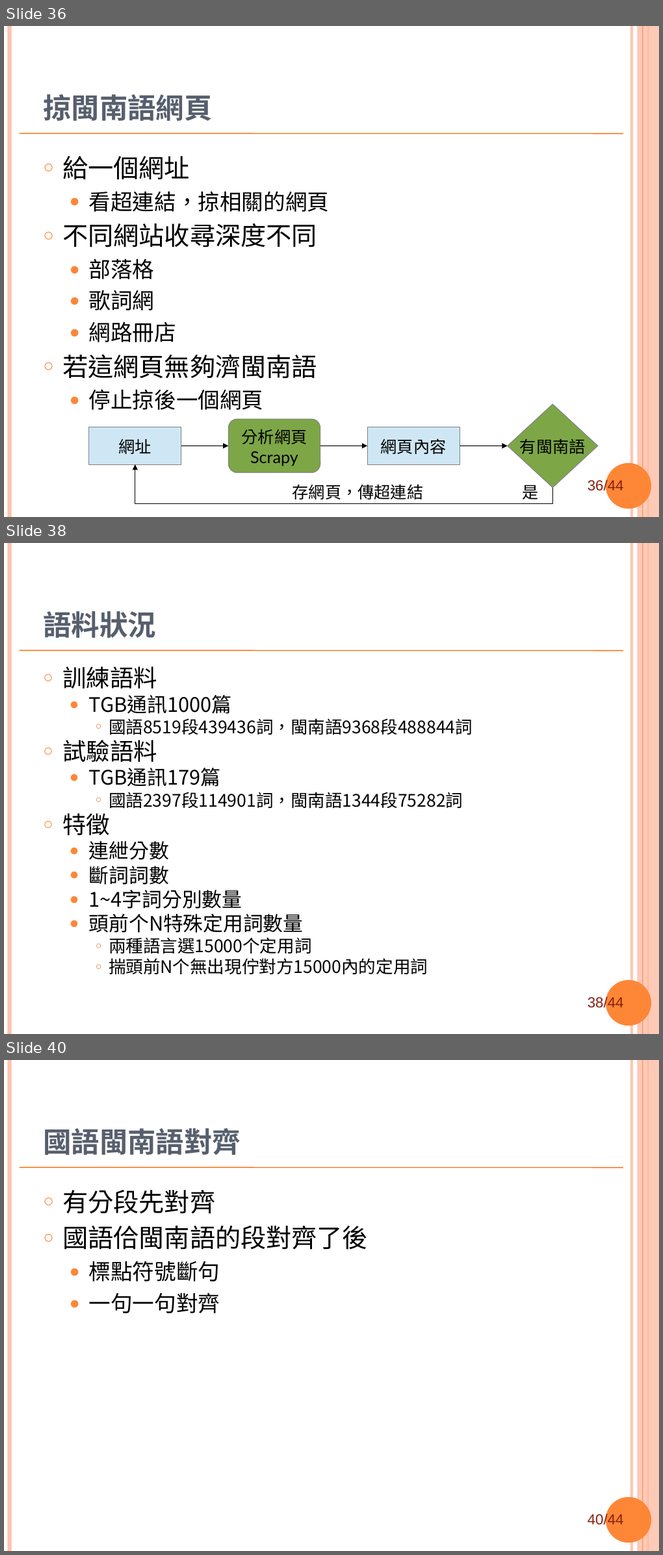
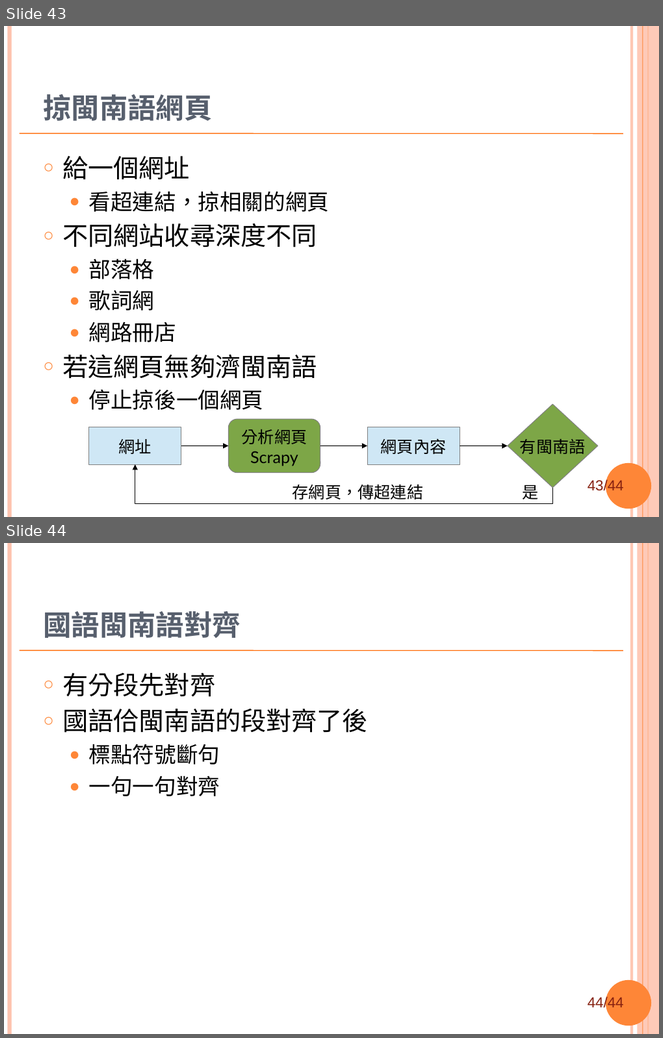
Before and after one commit to sih4sing5hong5/po3-ko3_tau5-iann2-phinn3, a slide deck: 翻譯報告.ppt. Shown one above the other, each under a label of ours: slides 36, 38 and 40 before the commit, slides 43 and 44 after it; the slides between them are not shown. The pictures are 663x1555 and 663x1038 pixels, drawn with LibreOffice and Linux fonts; fonts in the diff are those of the drawing; background and template pictures are left out. Boxes give left, top, right and bottom in pixels: in the first picture for what was removed or moved away, otherwise in the second. Text is boxed around its words. In the diff, an @@ line names an element or a change of style, - is before the commit and + after.

Commit message:
上尾語言判斷寫較齊 丞宏

```diff
--- a/翻譯報告.ppt
+++ b/翻譯報告.ppt
@@ slide 38 removed at (4, 543, 659, 1034), background #FFFFFF; not listed: 8 template elements that a slide beside it also shows @@
@@ title removed at (43, 611, 156, 638) @@
-語料狀況
@@ text removed at (62, 667, 473, 975) @@
-○ 訓練語料
-  ● TGB通訊1000篇
-    ○ 國語8519段439436詞，閩南語9368段488844詞
-○ 試驗語料
-  ● TGB通訊179篇
-    ○ 國語2397段114901詞，閩南語1344段75282詞
-○ 特徵
-  ● 連紲分數
-  ● 斷詞詞數
-  ● 1~4字詞分別數量
-  ● 頭前个N特殊定用詞數量
-    ○ 兩種語言選15000个定用詞
-    ○ 揣頭前N个無出現佇對方15000內的定用詞
@@ what was slide 36 is now slide 43 @@
@@ page number at (588, 479, 624, 494): text changed @@
-36/44
+43/44
@@ what was slide 40 is now slide 44 @@
@@ page number at (588, 996, 624, 1011): text changed @@
-40/44
+44/44
```
Also in this commit, not shown: 3 slides changed, 4 slides added, 2 other slides removed.
